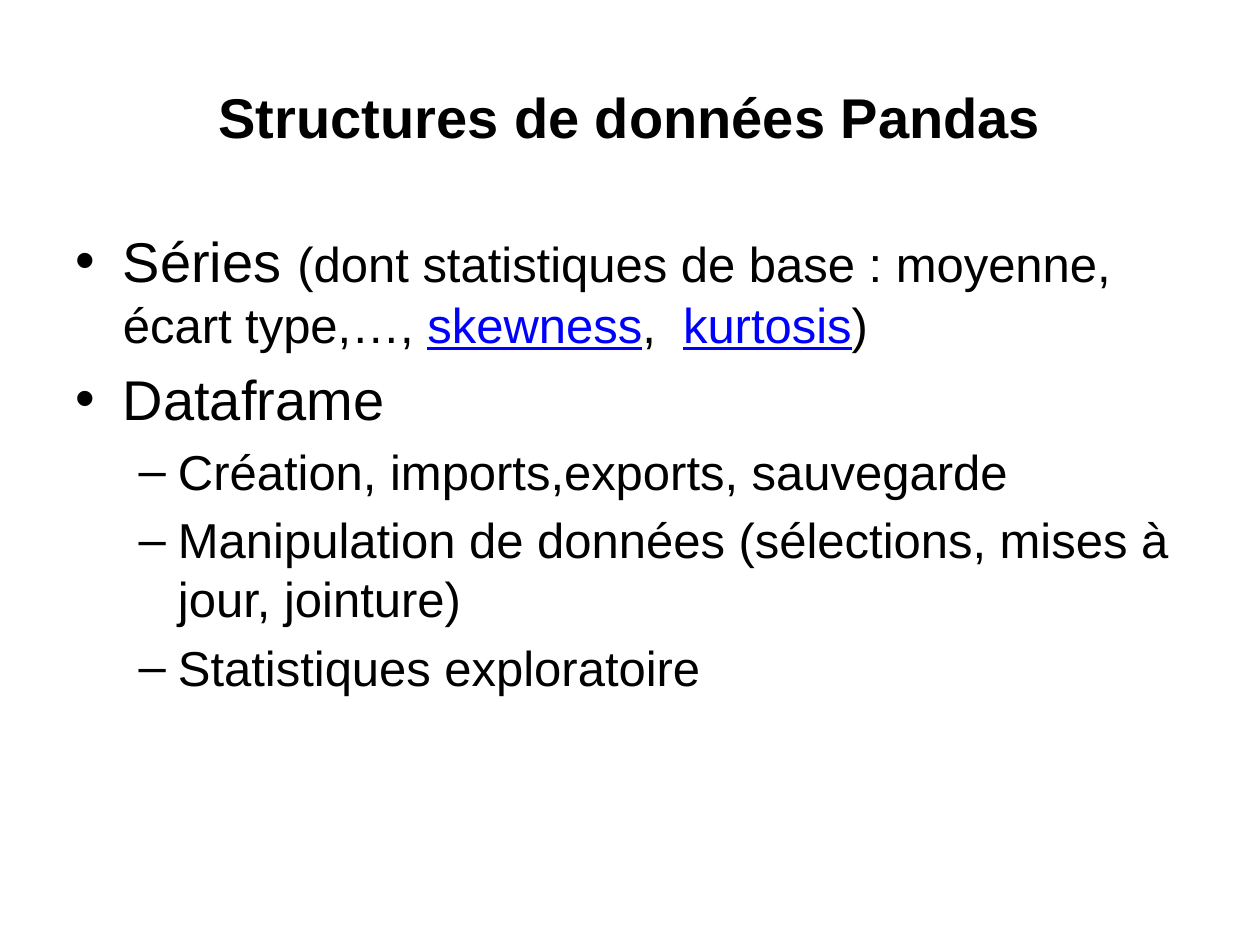
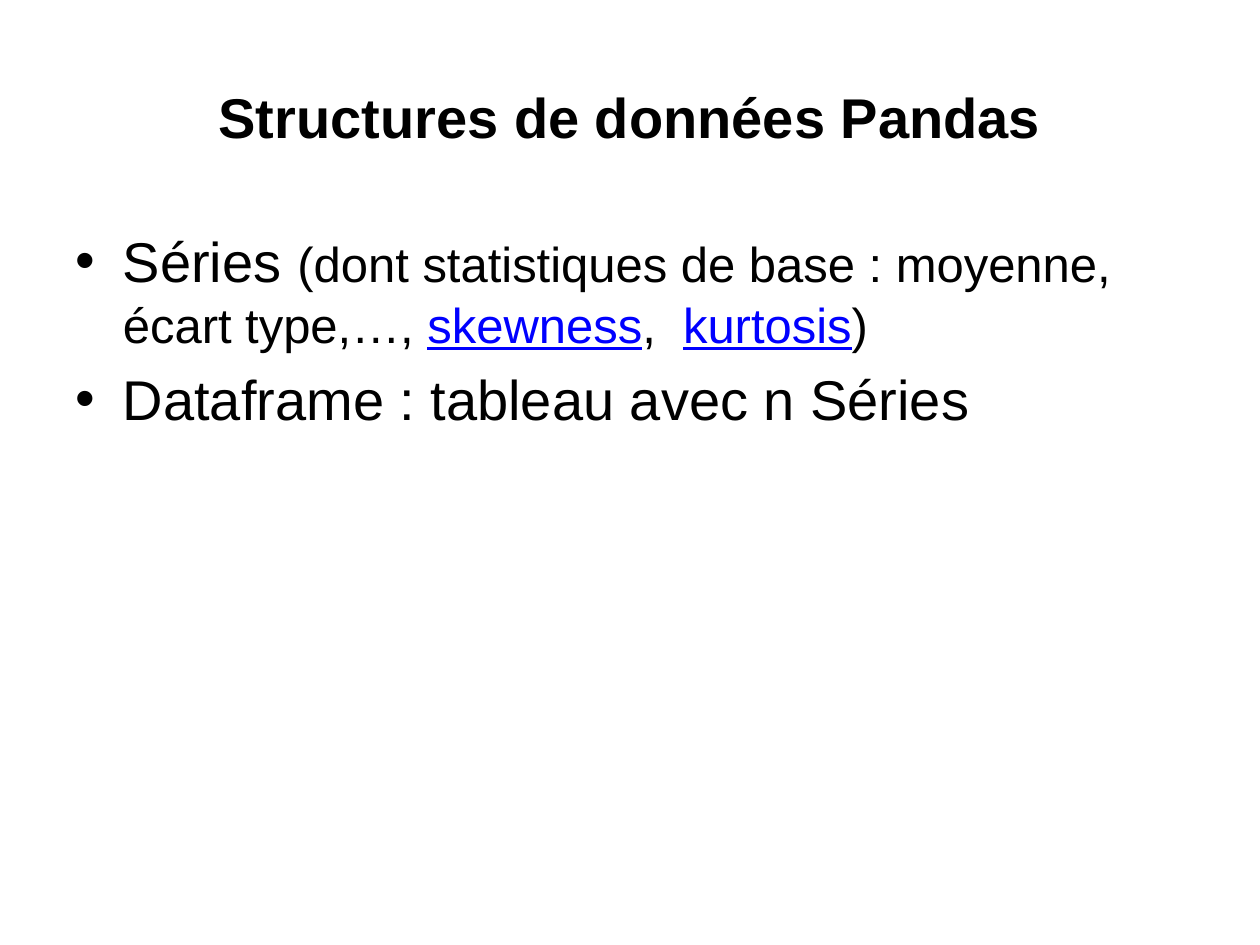
Before and after one commit to loicmidy/formation-python, a slide deck: slide 22 of formation python.pptx. Drawn at 1260x945 pixels with LibreOffice and Linux fonts; fonts in the diff are those of the drawing. Boxes give left, top, right and bottom in pixels: in the first picture for what was removed or moved away, otherwise in the second. Text is boxed around its words. In the diff, an @@ line names an element or a change of style, - is before the commit and + after.

```diff
--- a/formation python.pptx
+++ b/formation python.pptx
@@ text at bbox=[123, 378, 969, 421]: text changed; size 28 to 32 pt @@
-• Dataframe
-  – Création, imports,exports, sauvegarde
-  – Manipulation de données (sélections, mises à jour, jointure)
-  – Statistiques exploratoire
+• Dataframe : tableau avec n Séries
```
Also in this commit, not shown: 4 other slides changed, 6 other files.
